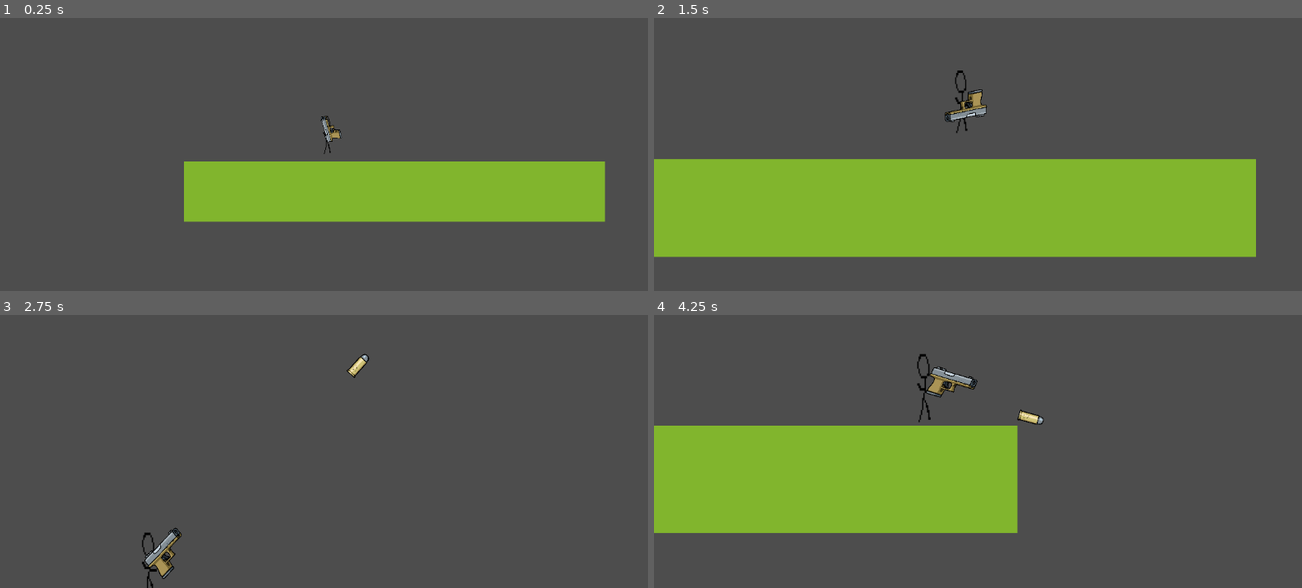
Above: before the commit, frames 1-4 (two rows, left to right).
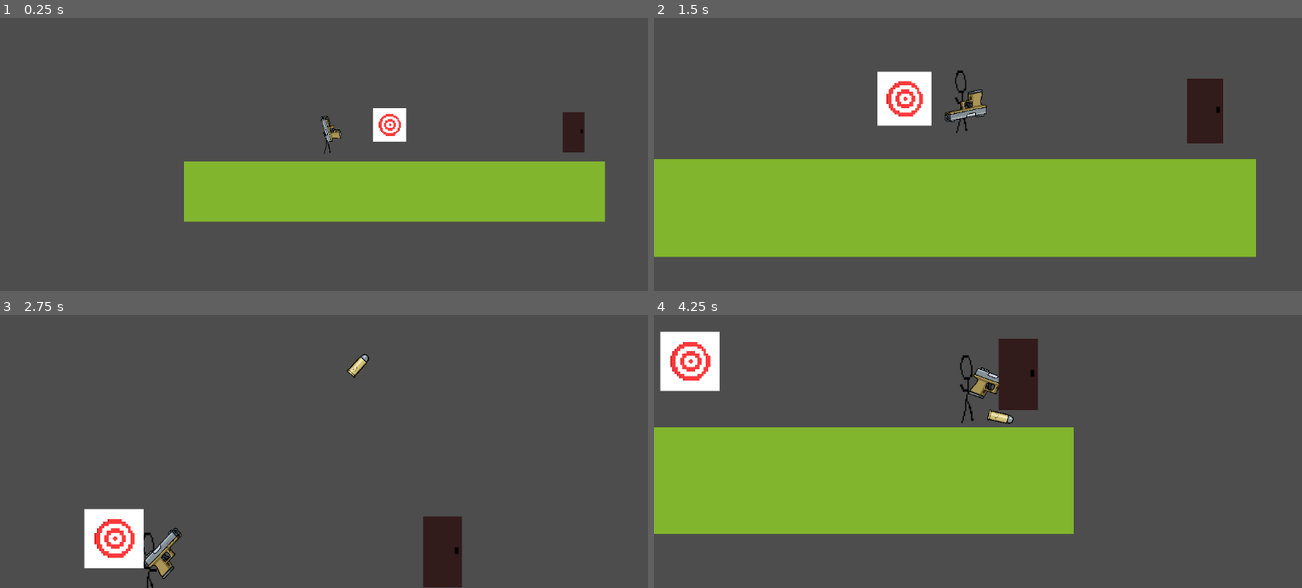
Above: after the commit, the same moments.

Repository: Panda248/Emu-War
Game: Godot game, scene res://scenes/Level.tscn
Two runs of this game, one before a commit and one after it. Both use one fixed random seed, a clock stepped at 60 frames per second and the inputs below.
Inputs (mouse positions are in pixels of both pictures, inside the frame that each line leads up to):
- Up to frame 1 (0.25 s): no input
- Up to frame 2 (1.5 s): tap Enter (ui_accept) at 0.5 s; move the mouse to (1127, 88) at 0.52 s; hold D (move_right) from 0.53 s (still down); click (1127, 88) at 0.6 s; tap W (jump) at 0.77 s; move the mouse to (848, 124) at 1.27 s; click (848, 124) at 1.35 s
- Up to frame 3 (2.75 s): tap W (jump) at 1.52 s; move the mouse to (395, 323) at 2.02 s; release D (move_right) at 2.03 s; hold A (move_left) from 2.03 s (still down); click (395, 323) at 2.1 s
- Up to frame 4 (4.25 s): move the mouse to (952, 478) at 2.77 s; release A (move_left) at 2.78 s; hold D (move_right) from 2.78 s (still down); click (952, 478) at 2.85 s; tap W (jump) at 3.02, 3.77 s; move the mouse to (1178, 459) at 3.52 s; click (1178, 459) at 3.6 s

The runs differ from the first frame. In frame 1, 1.1% of the frame differs, in the area x 57-91%, y 33-50%; in frame 2, 3.0%; in frame 3, 3.6%; in frame 4, 8.8%, in the area x 0-65%, y 6-81%.

Commit message:
targetbeta

Diff:
--- /dev/null
+++ b/LinkedDoor.gd
@@ -0,0 +1,18 @@
+extends Node2D
+
+
+# Called when the node enters the scene tree for the first time.
+func _ready():
+	pass # Replace with function body.
+
+
+# Called every frame. 'delta' is the elapsed time since the previous frame.
+func _process(delta):
+	pass
+
+
+func _on_target_body_entered(body):
+	$Door.visible = false
+
+func _on_target_body_exited(body):
+	$Door.visible = true
--- /dev/null
+++ b/LinkedDoor.tscn
@@ -0,0 +1,41 @@
+[gd_scene load_steps=6 format=3 uid="uid://b8d1wkfnelr10"]
+
+[ext_resource type="Script" path="res://LinkedDoor.gd" id="1_oxaor"]
+[ext_resource type="Texture2D" uid="uid://ectf4i5twk5f" path="res://istockphoto-1370315503-612x612.jpg" id="2_6u7gc"]
+[ext_resource type="Texture2D" uid="uid://nikovfgs4vwp" path="res://New Piskel (1).png" id="3_6abc5"]
+
+[sub_resource type="CircleShape2D" id="CircleShape2D_2bxe7"]
+radius = 35.0571
+
+[sub_resource type="RectangleShape2D" id="RectangleShape2D_iq7li"]
+size = Vector2(63, 117)
+
+[node name="LinkedDoor" type="Node2D"]
+script = ExtResource("1_oxaor")
+
+[node name="Target" type="Area2D" parent="."]
+position = Vector2(-268, 0)
+metadata/_edit_group_ = true
+
+[node name="Sprite2D" type="Sprite2D" parent="Target"]
+scale = Vector2(0.158497, 0.158497)
+texture = ExtResource("2_6u7gc")
+
+[node name="CollisionShape2D" type="CollisionShape2D" parent="Target"]
+shape = SubResource("CircleShape2D_2bxe7")
+
+[node name="Door" type="StaticBody2D" parent="."]
+position = Vector2(271, -5)
+metadata/_edit_group_ = true
+
+[node name="Sprite2D" type="Sprite2D" parent="Door"]
+position = Vector2(0, 26.5)
+scale = Vector2(1, 1.82813)
+texture = ExtResource("3_6abc5")
+
+[node name="CollisionShape2D" type="CollisionShape2D" parent="Door"]
+position = Vector2(-0.5, 27.5)
+shape = SubResource("RectangleShape2D_iq7li")
+
+[connection signal="body_entered" from="Target" to="." method="_on_target_body_entered"]
+[connection signal="body_exited" from="Target" to="." method="_on_target_body_exited"]
--- a/scenes/Level.tscn
+++ b/scenes/Level.tscn
@@ -1,10 +1,11 @@
-[gd_scene load_steps=8 format=3 uid="uid://dwqqpj6e5t6oo"]
+[gd_scene load_steps=9 format=3 uid="uid://dwqqpj6e5t6oo"]
 
 [ext_resource type="Script" path="res://scripts/World.gd" id="1_3824v"]
 [ext_resource type="Script" path="res://scripts/Camera2D.gd" id="2_vl2m3"]
 [ext_resource type="Texture2D" uid="uid://cfm27ipf6p5sv" path="res://grass.png" id="3_odbta"]
 [ext_resource type="PackedScene" uid="uid://dqsy3urhnyylg" path="res://scenes/Bullet.tscn" id="4_0cfd0"]
 [ext_resource type="PackedScene" uid="uid://8ytecw1tw4y" path="res://Player.tscn" id="5_06jqd"]
+[ext_resource type="PackedScene" uid="uid://b8d1wkfnelr10" path="res://LinkedDoor.tscn" id="6_8b6gs"]
 
 [sub_resource type="TileSetAtlasSource" id="TileSetAtlasSource_flkbw"]
 texture = ExtResource("3_odbta")
@@ -200,3 +201,6 @@
 
 [node name="Player" parent="." instance=ExtResource("5_06jqd")]
 position = Vector2(-2, 257)
+
+[node name="LinkedDoor" parent="." instance=ExtResource("6_8b6gs")]
+position = Vector2(446, 268)
--- a/scripts/World.gd
+++ b/scripts/World.gd
@@ -26,11 +26,14 @@
 			$Bullet.position = $Player/Gun/Point.global_position
 			player = $Bullet
 			$Bullet.visible = true
+			$Bullet/CollisionShape2D.disabled = false
+			$Bullet.collision_layer = 1
 			targetZoom = BULLETZOOM
 		else:
 			currentForm = 0
 			player = $Player
 			$Bullet.visible = false
+			$Bullet/CollisionShape2D.disabled = true
 			$Bullet.collision_layer = 0
 			targetZoom = PLAYERZOOM
 
Binary file added: New Piskel (1).png
Not shown, added: New Piskel (1).png.import
Binary file added: istockphoto-1370315503-612x612.jpg
Not shown, added: istockphoto-1370315503-612x612.jpg.import
